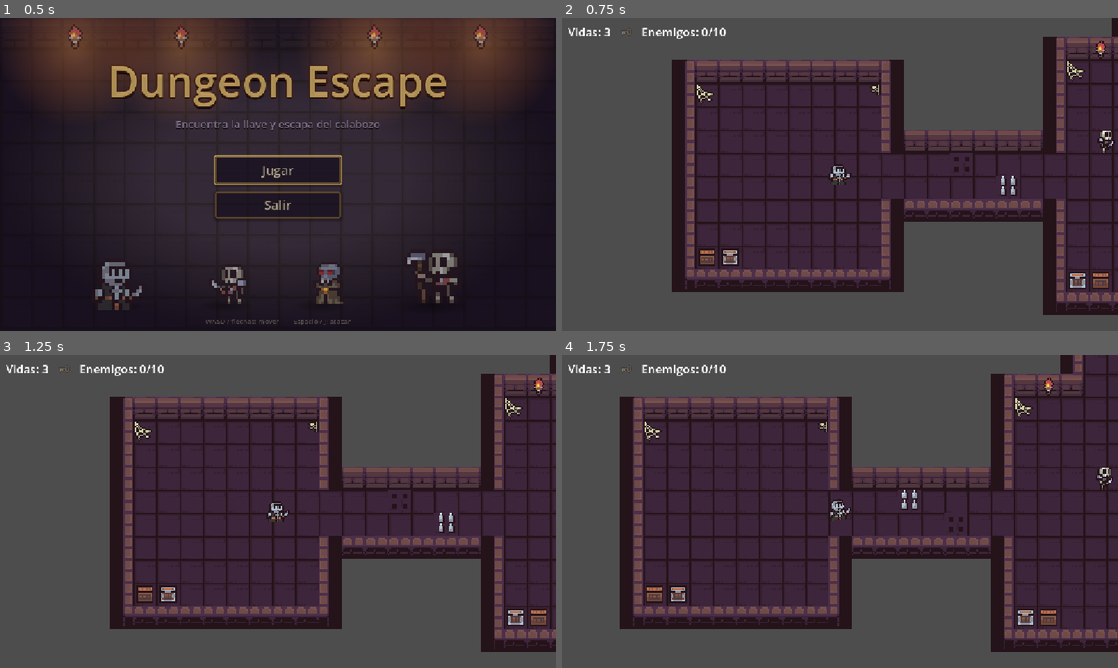
Above: before the commit, frames 1-4 (two rows, left to right).
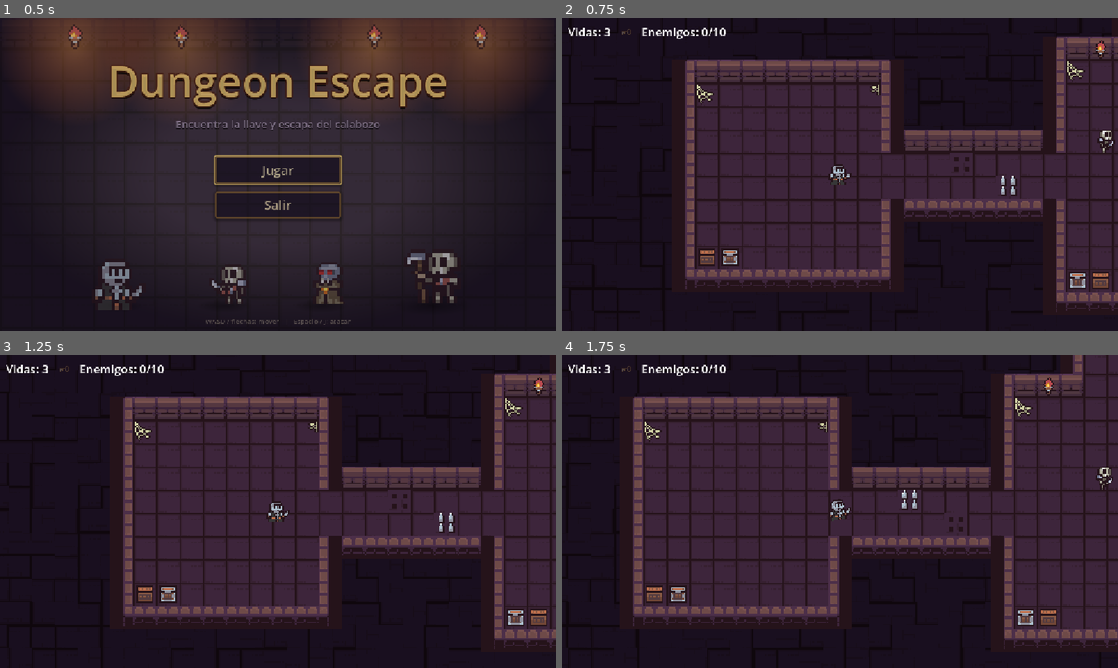
Above: after the commit, the same moments.

Repository: Thegreenmarshadow/dungeon-escape
Game: Godot game, scene res://scenes/MainMenu.tscn
Two runs of this game, one before a commit and one after it. Both use one fixed random seed, a clock stepped at 60 frames per second and the inputs below.
Inputs (mouse positions are in pixels of both pictures, inside the frame that each line leads up to):
- Up to frame 1 (0.5 s): no input
- Up to frame 2 (0.75 s): click "Jugar" at 0.5 s
- Up to frame 3 (1.25 s): no input
- Up to frame 4 (1.75 s): tap Enter at 1.25 s; move the mouse to (962, 495) at 1.27 s; hold Right (move_right) from 1.28 s (still down); tap Space (attack) at 1.35 s; click (962, 495) at 1.42 s

Frame 1 is identical in both runs. In frame 2, 49% of the frame differs, in the area x 0-100%, y 0-100%; in frame 3, 49%; in frame 4, 41%.

Commit message:
feat(level): add tiled dark background layer

Diff:
--- a/scenes/Level.tscn
+++ b/scenes/Level.tscn
@@ -3,6 +3,7 @@
 [ext_resource type="Script" uid="uid://cjaohrbim22bu" path="res://scripts/level.gd" id="1_faw0r"]
 [ext_resource type="TileSet" uid="uid://kw3l5ccu66c7" path="res://tilesets/dungeon_tileset.tres" id="1_uhqny"]
 [ext_resource type="PackedScene" path="res://scenes/Player.tscn" id="2_k5jlv"]
+[ext_resource type="PackedScene" uid="uid://dx16xfv0mqe6p" path="res://scenes/LevelBackground.tscn" id="2_xe3hh"]
 [ext_resource type="PackedScene" path="res://scenes/props/Torch.tscn" id="3_ax7ne"]
 [ext_resource type="PackedScene" path="res://scenes/Key.tscn" id="3_qifjx"]
 [ext_resource type="PackedScene" path="res://scenes/SpikeTrap.tscn" id="4_dke22"]
@@ -16,6 +17,8 @@
 
 [node name="Level" type="Node2D" unique_id=804439991]
 script = ExtResource("1_faw0r")
+
+[node name="Background" parent="." unique_id=1958959503 instance=ExtResource("2_xe3hh")]
 
 [node name="Dungeon" type="TileMapLayer" parent="." unique_id=410812055]
 tile_map_data = PackedByteArray("AAATAAAAAAACAAAAAAAUAAAAAAACAAAAAAAVAAAAAAACAAAAAAAWAAAAAAACAAAAAAAXAAAAAAACAAAAAAAYAA …(17232 unchanged characters)…
--- /dev/null
+++ b/scenes/LevelBackground.tscn
@@ -0,0 +1,16 @@
+[gd_scene format=3 uid="uid://dx16xfv0mqe6p"]
+
+[ext_resource type="Script" uid="uid://doeab0iplnkqw" path="res://scripts/level_background.gd" id="1_isadl"]
+[ext_resource type="TileSet" uid="uid://kw3l5ccu66c7" path="res://tilesets/dungeon_tileset.tres" id="2_k75e8"]
+
+[node name="LevelBackground" type="Parallax2D" unique_id=1958959503]
+z_index = -100
+scroll_scale = Vector2(0.5, 0.5)
+repeat_times = 2
+script = ExtResource("1_isadl")
+
+[node name="Floor" type="TileMapLayer" parent="." unique_id=489447777]
+modulate = Color(0.42, 0.4, 0.52, 1)
+texture_filter = 1
+tile_set = ExtResource("2_k75e8")
+collision_enabled = false
--- /dev/null
+++ b/scripts/level_background.gd
@@ -0,0 +1,35 @@
+extends Parallax2D
+## Fondo del nivel: piedra oscura que se repite sin costuras detrás de todo y
+## se desplaza más lento que la cámara para dar sensación de profundidad.
+## Es reutilizable: la generación procedural puede instanciarlo tal cual.
+
+## Tiles del atlas usados como piedra de fondo (interior liso del suelo, sin
+## colisión). Se eligen al azar con semilla fija para romper la repetición.
+const STONE_TILES: Array[Vector2i] = [
+	Vector2i(1, 1), Vector2i(2, 1), Vector2i(3, 1), Vector2i(4, 1),
+	Vector2i(1, 2), Vector2i(2, 2), Vector2i(3, 2), Vector2i(4, 2),
+	Vector2i(1, 3), Vector2i(2, 3), Vector2i(3, 3), Vector2i(4, 3),
+]
+
+## Tamaño en tiles del bloque que se repite.
+@export var block_size := Vector2i(48, 32)
+## Semilla para que el patrón sea siempre el mismo.
+@export var pattern_seed := 7
+
+@onready var floor_layer: TileMapLayer = $Floor
+
+
+func _ready() -> void:
+	var tile_size := floor_layer.tile_set.tile_size
+	repeat_size = Vector2(block_size * tile_size)
+	_fill_block()
+
+
+## Rellena el bloque una sola vez; no hay trabajo por frame.
+func _fill_block() -> void:
+	var rng := RandomNumberGenerator.new()
+	rng.seed = pattern_seed
+	for y in block_size.y:
+		for x in block_size.x:
+			var atlas_coords := STONE_TILES[rng.randi() % STONE_TILES.size()]
+			floor_layer.set_cell(Vector2i(x, y), 0, atlas_coords)
Not shown, added: scripts/level_background.gd.uid
